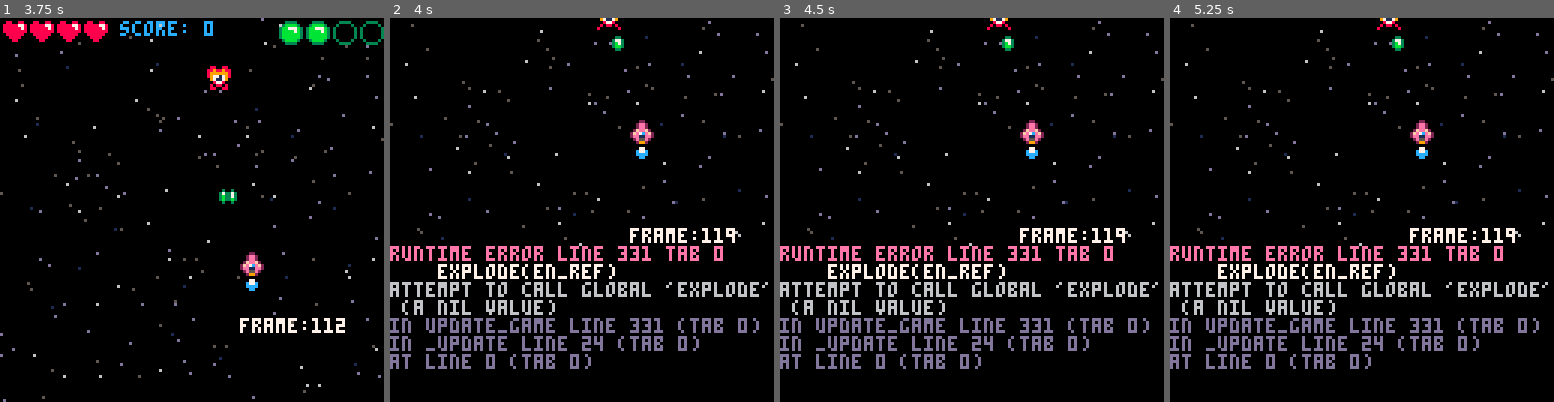
Above: before the commit, frames 1-4 (left to right).
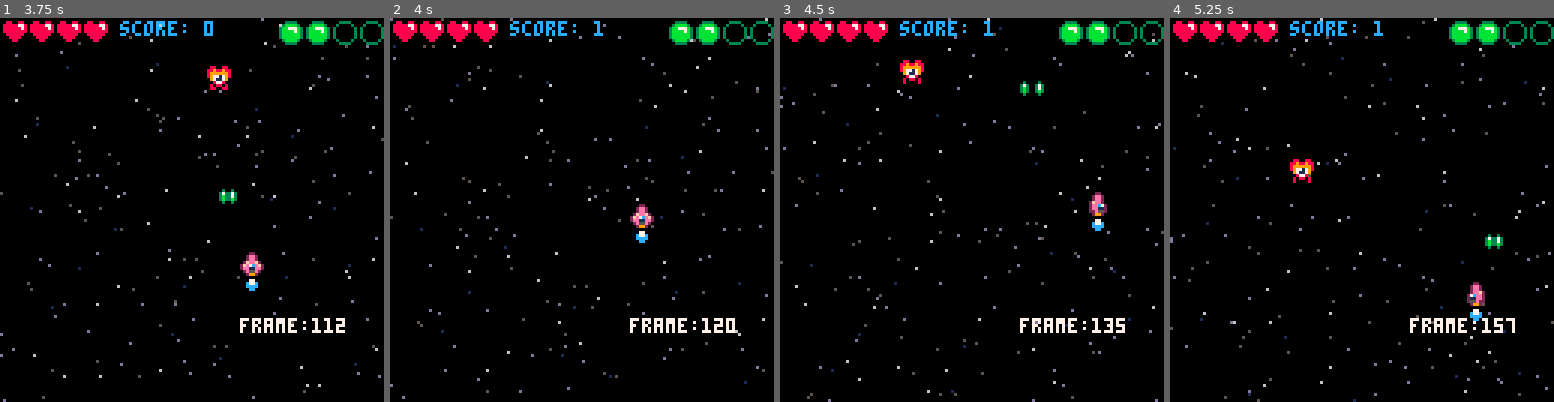
Above: after the commit, the same moments.

Repository: CalebmKopp/shmup-tutorial
Game: PICO-8 cartridge shmup.p8
The game is run twice, just before and just after one commit, with the same random seed, the same clock (stepped at 60 frames per second) and the same inputs.
Inputs:
- Up to frame 1 (3.75 s): tap O (Z key) at 0.33, 0.7, 1.43, 2.22, 3.1 s; tap X (X key) at 1.07, 2.07, 2.4, 2.73, 3.07, 3.4, 3.73 s; hold Left 1.97-2.37 s; hold Down 2.42-2.82 s; hold Right 2.87-3.53 s; hold Up from 3.58 s (still down)
- Up to frame 2 (4 s): keep holding Up; tap O (Z key) at 3.98 s
- Up to frame 3 (4.5 s): tap X (X key) at 4.07, 4.4 s; release Up at 4.08 s; hold Right from 4.13 s (still down)
- Up to frame 4 (5.25 s): release Right at 4.53 s; hold Down 4.58-5.08 s; tap X (X key) at 4.73, 5.07 s; tap O (Z key) at 4.87 s; hold Left from 5.13 s (still down)

Frame 1 is identical in both runs. In frame 2, 13% of the frame differs, in the area x 0-100%, y 0-100%; in frame 3, 13%; in frame 4, 13%.
Error before the commit: runtime error line 331 tab 0; explode(en_ref); attempt to call global 'explode' (a nil value)

Commit message:
commenting out function that doesnt exist

Diff:
--- a/shmup.p8
+++ b/shmup.p8
@@ -331,7 +331,7 @@
 			if col(bul_ref,en_ref) then
 				del(enemies, en_ref)
 				del(buls, bul_ref)
-				explode(en_ref)
+				--explode(en_ref)
 				sfx(3)
 				score+=1
 				spawnen()
